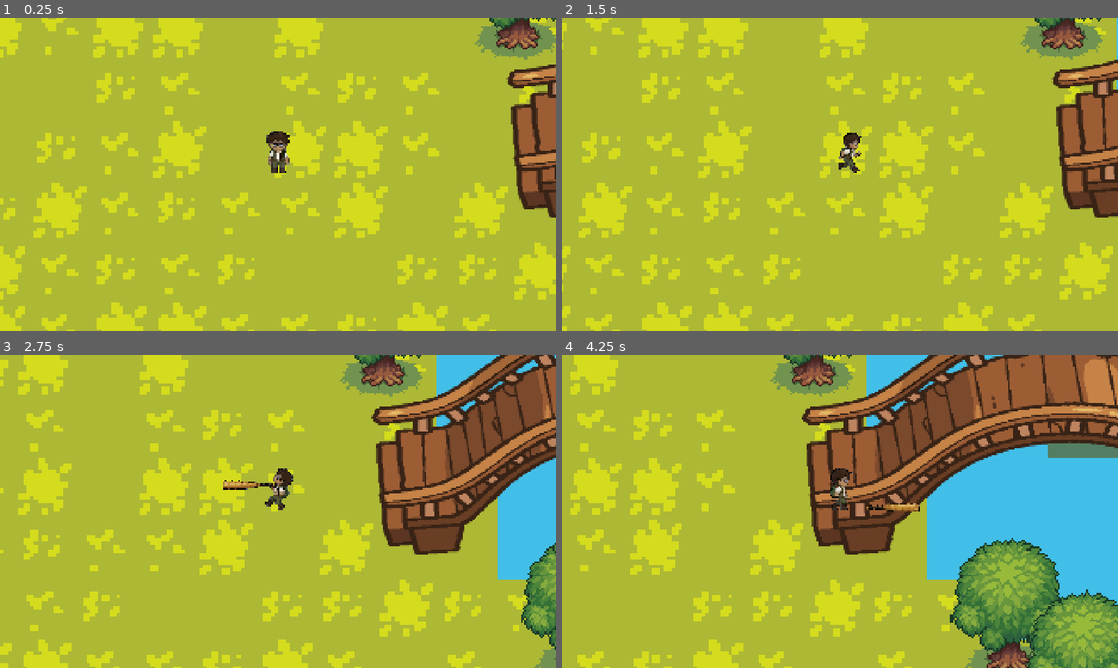
Above: before the commit, frames 1-4 (two rows, left to right).
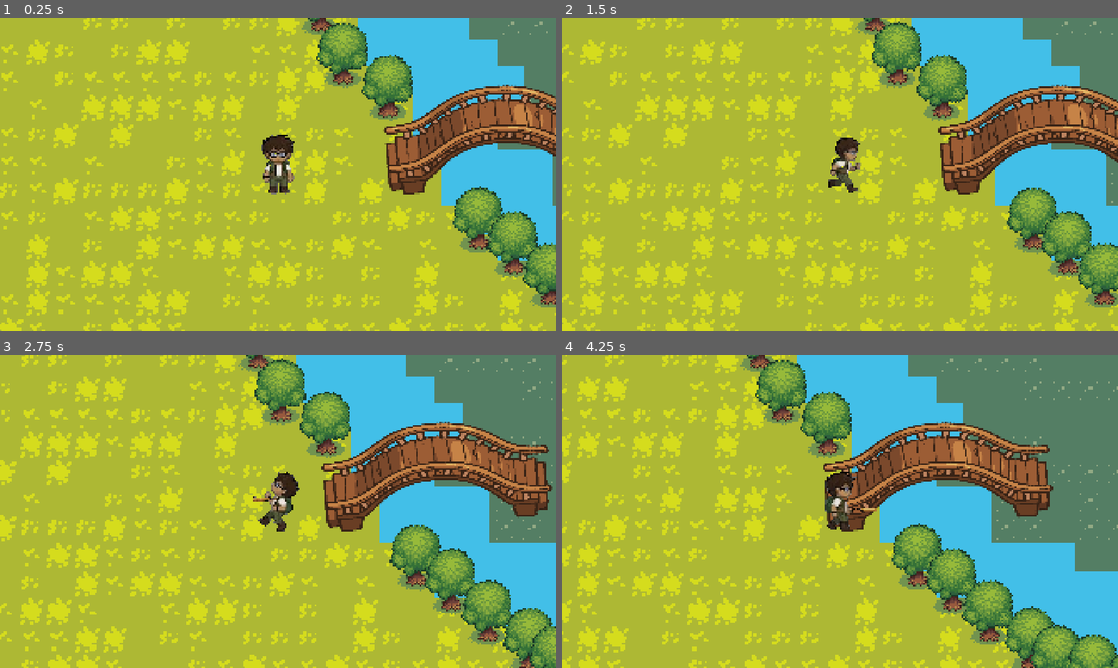
Above: after the commit, the same moments.

Repository: Ke3zn/Game-2D
Game: Godot game, scene res://asset/game.tscn
Same seed, same stepped clock (60 frames per second), same inputs: the game is played once before the commit and once after it.
Inputs:
- Up to frame 1 (0.25 s): no input
- Up to frame 2 (1.5 s): tap Enter (ui_accept) at 0.5, 0.77 s; hold D (move_right) from 0.53 s (still down); tap Space (attack) at 0.6, 1.35 s
- Up to frame 3 (2.75 s): tap Enter (ui_accept) at 1.52 s; release D (move_right) at 2.03 s; hold A (move_left) from 2.03 s (still down); tap Space (attack) at 2.1 s
- Up to frame 4 (4.25 s): release A (move_left) at 2.78 s; hold D (move_right) from 2.78 s (still down); tap Space (attack) at 2.85, 3.6 s; tap Enter (ui_accept) at 3.02, 3.77 s

The runs differ from the first frame. In frame 1, 47% of the frame differs, in the area x 0-100%, y 0-100%; in frame 2, 46%; in frame 3, 52%; in frame 4, 56%.

Commit message:
update player

Diff:
--- a/asset/player.tscn
+++ b/asset/player.tscn
@@ -810,7 +810,7 @@
 
 [node name="AnimatedSprite2D" type="AnimatedSprite2D" parent="." unique_id=1565353080]
 texture_filter = 1
-scale = Vector2(0.1, 0.1)
+scale = Vector2(0.3, 0.3)
 sprite_frames = SubResource("SpriteFrames_player")
 animation = &"idle_front"
 autoplay = "idle_front"
@@ -828,7 +828,7 @@
 
 [node name="Camera2D" type="Camera2D" parent="." unique_id=1977648216]
 position = Vector2(0, 6)
-zoom = Vector2(13, 13)
+zoom = Vector2(6, 6)
 position_smoothing_enabled = true
 
 [connection signal="animation_finished" from="AnimatedSprite2D" to="." method="_on_animated_sprite_2d_animation_finished"]
